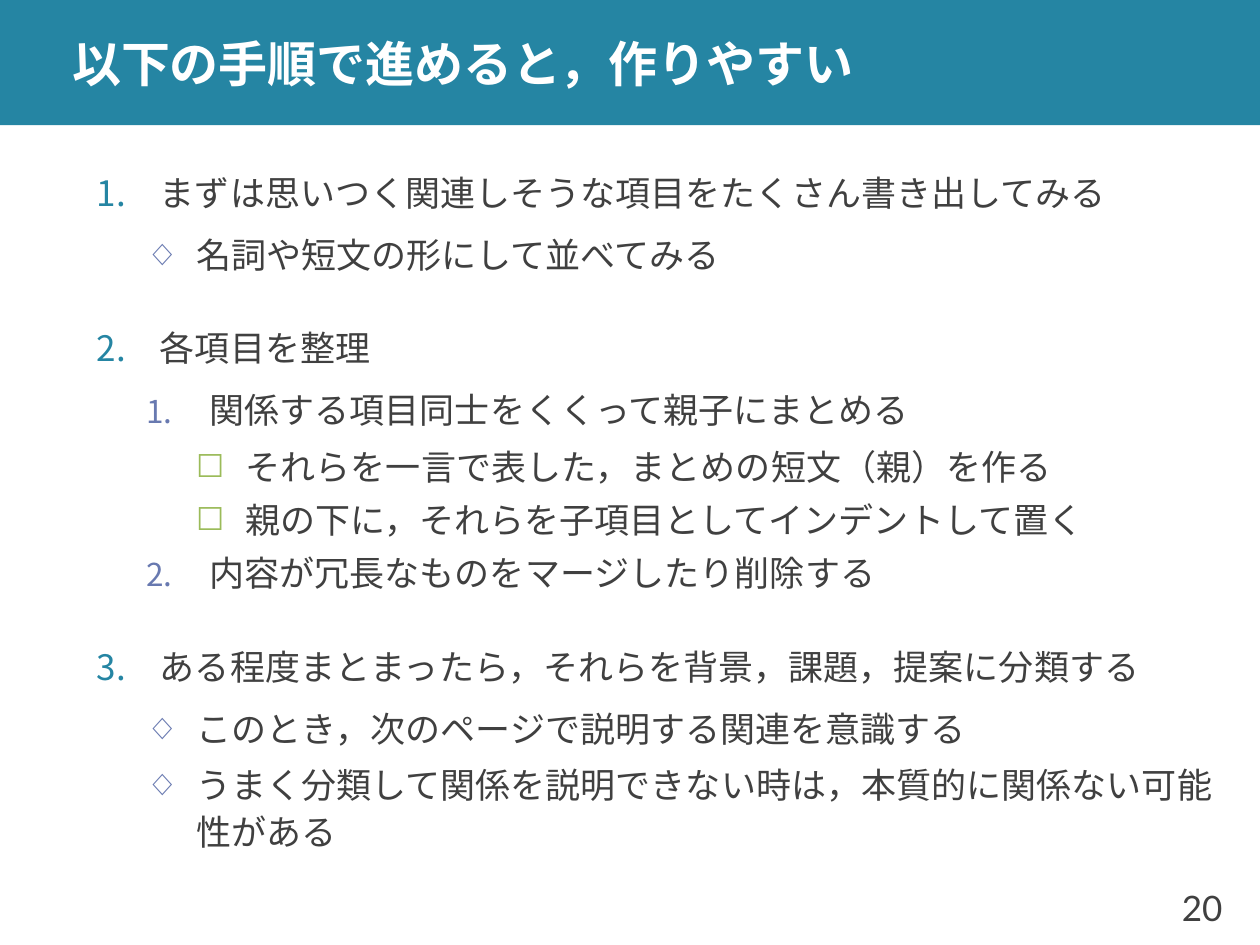
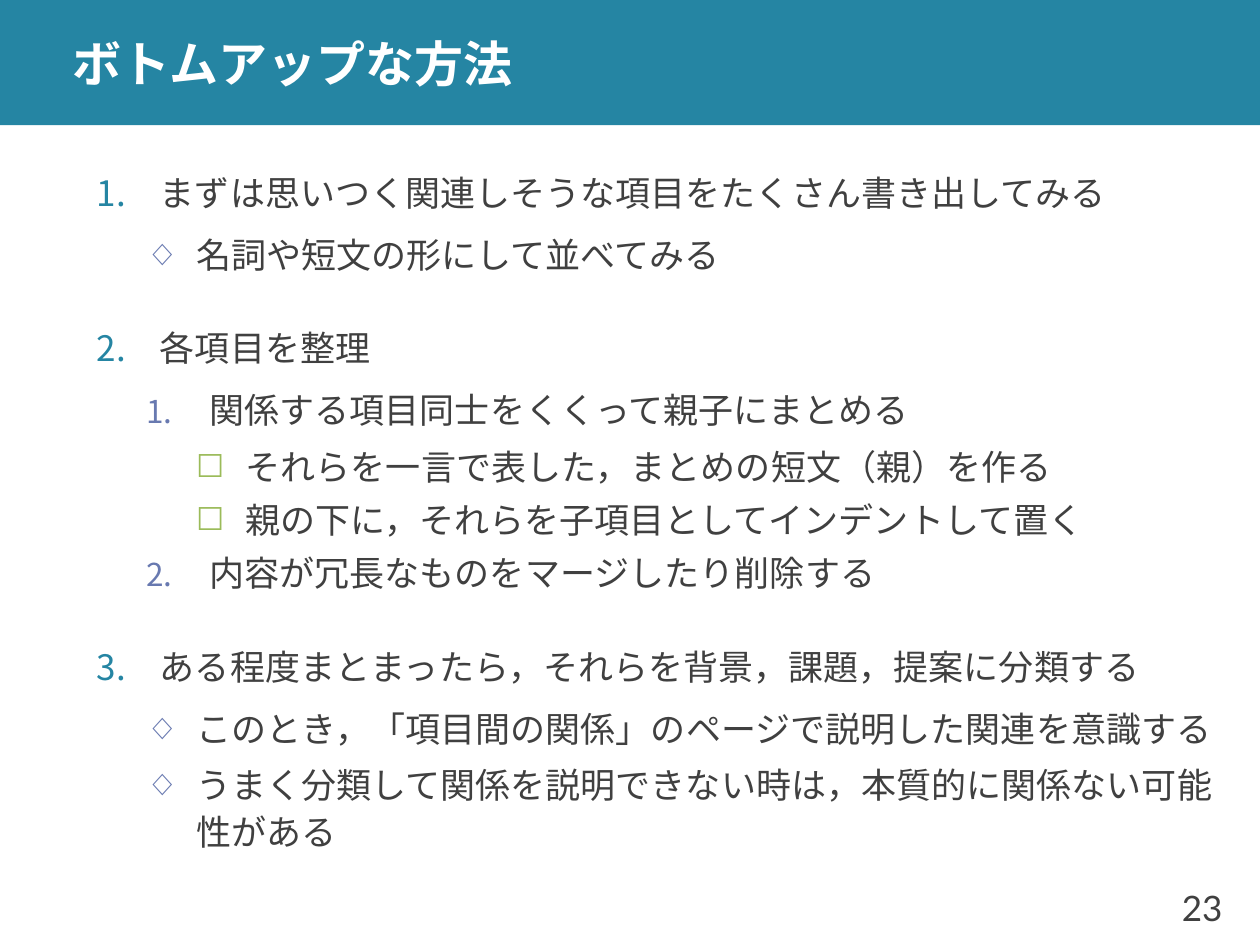
Before and after one commit to shioya-lab/how-to, a slide deck: slide 23 of plot.pptx (slide 20 before the commit). Drawn at 1260x945 pixels with LibreOffice and Linux fonts; fonts in the diff are those of the drawing. Boxes give left, top, right and bottom in pixels: in the first picture for what was removed or moved away, otherwise in the second. Text is boxed around its words. In the diff, an @@ line names an element or a change of style, - is before the commit and + after.

Commit message:
プロットの作り方を更新
チェックリストの明確化，課題から掘り下げる方法の追加，インデントの親子関係について追加

```diff
--- a/plot.pptx
+++ b/plot.pptx
@@ title at (72,40,512,87): text changed @@
-以下の手順で進めると，作りやすい
+ボトムアップな方法
@@ text at (196,712,1211,746): text changed @@
-  ◇ このとき，次のページで説明する関連を意識する
+  ◇ このとき，「項目間の関係」のページで説明した関連を意識する
@@ page number at (1182,895,1223,922): text changed @@
-20
+23
```
Also in this commit, not shown: 8 other slides changed, 5 slides added, 1 other file.
